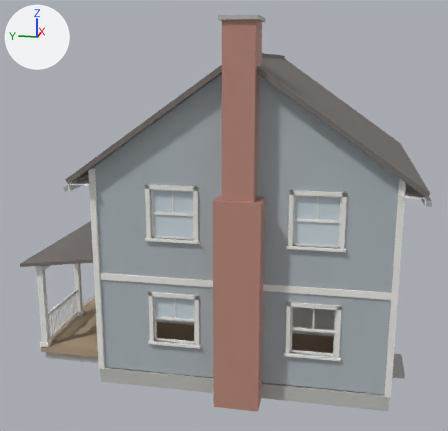
One commit to the FBX model Assets/_EclipseGenesis/Art/Imported/Buildings/SM_House_A.fbx: the scene before it, then after it.
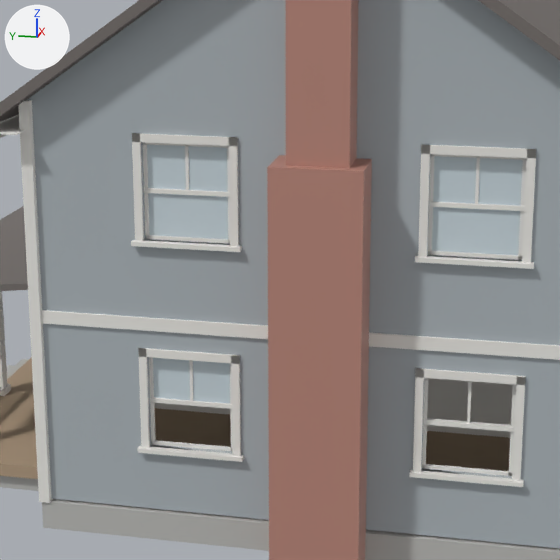
Old and new are each drawn whole from a 50 mm lens placed at (-19.92, -2.67, 8.98), pointed at (-0.44, 1.23, 4.11) and again close up on the part from 18% to 80% of the width and 27% to 92% of the height. Lighting does not change. The marker at upper left points along +X, +Y and +Z. The older version's two pictures come first. Where no turn or scale is listed for an object, it has been applied to the vertices.

Objects in the first close-up: 'SM_House_A', 'SM_House_A_Glass'.
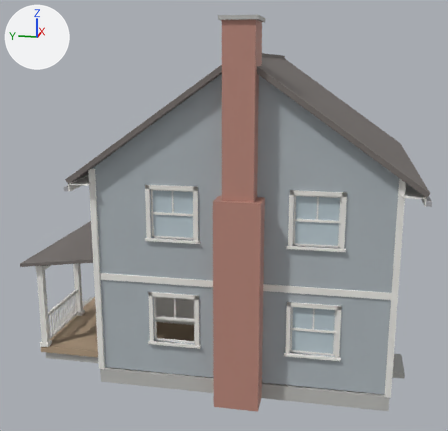
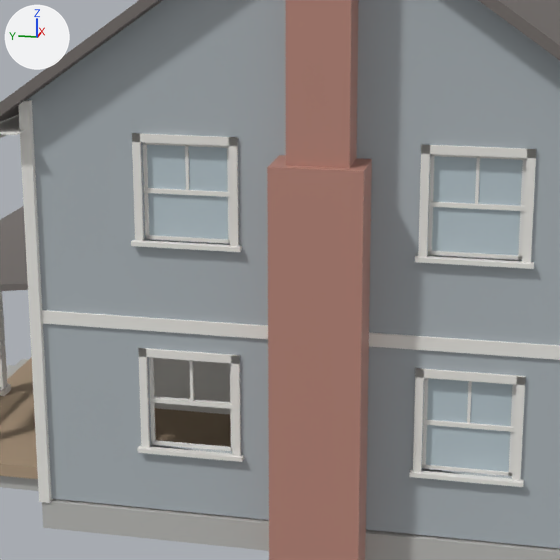
Where the change shows, as pixel boxes (x1, y1, x2, y2) in the close-ups (560 x 560 px; the box of a moved part takes in the faces that stretch with it):
'SM_House_A_Glass', reshaped (27% taller): before (147, 145, 523, 403); after (147, 145, 523, 472)
part 1 of me_sm_house_a_glass, moved or reshaped: before (153, 358, 230, 403); after (426, 425, 510, 472)
part 2 of me_sm_house_a_glass, moved or reshaped (not visible before): after (427, 378, 513, 426)

Patch to the scene script:
```diff
--- a/Assets/_EclipseGenesis/Art/Imported/Buildings/SM_House_A.fbx.py
+++ b/Assets/_EclipseGenesis/Art/Imported/Buildings/SM_House_A.fbx.py
@@ me_sm_house_a_glass @@
 # used by ob_sm_house_a_glass; location = (0.0, 0.0, 0.0)
-me_sm_house_a_glass.from_pydata(...)  # 200 vertices, 150 faces; spans x -4.41..4.41, y -3.91..3.91, z 1.45..5.7
+me_sm_house_a_glass.from_pydata(...)  # 176 vertices, 132 faces; spans x -4.41..4.41, y -3.91..3.91, z 1.45..5.7
+# me_sm_house_a_glass part 1: the loose piece of 8 vertices spanning x -4.41, y 1.27..2.37, z 2.1..2.7 is moved by (0.0, -3.8, -0.65)
+# me_sm_house_a_glass part 2: the loose piece of 8 vertices spanning x 4.41, y 1.66..2.76, z 2.1..2.7 is turned 180 degrees about the z axis through its middle, then moved by (-8.82, -4.2, 0.0)
+# other edits to the shape of me_sm_house_a_glass do not show in these pictures
 me_sm_house_a_glass.materials.append(mat_eg_glass)
```
